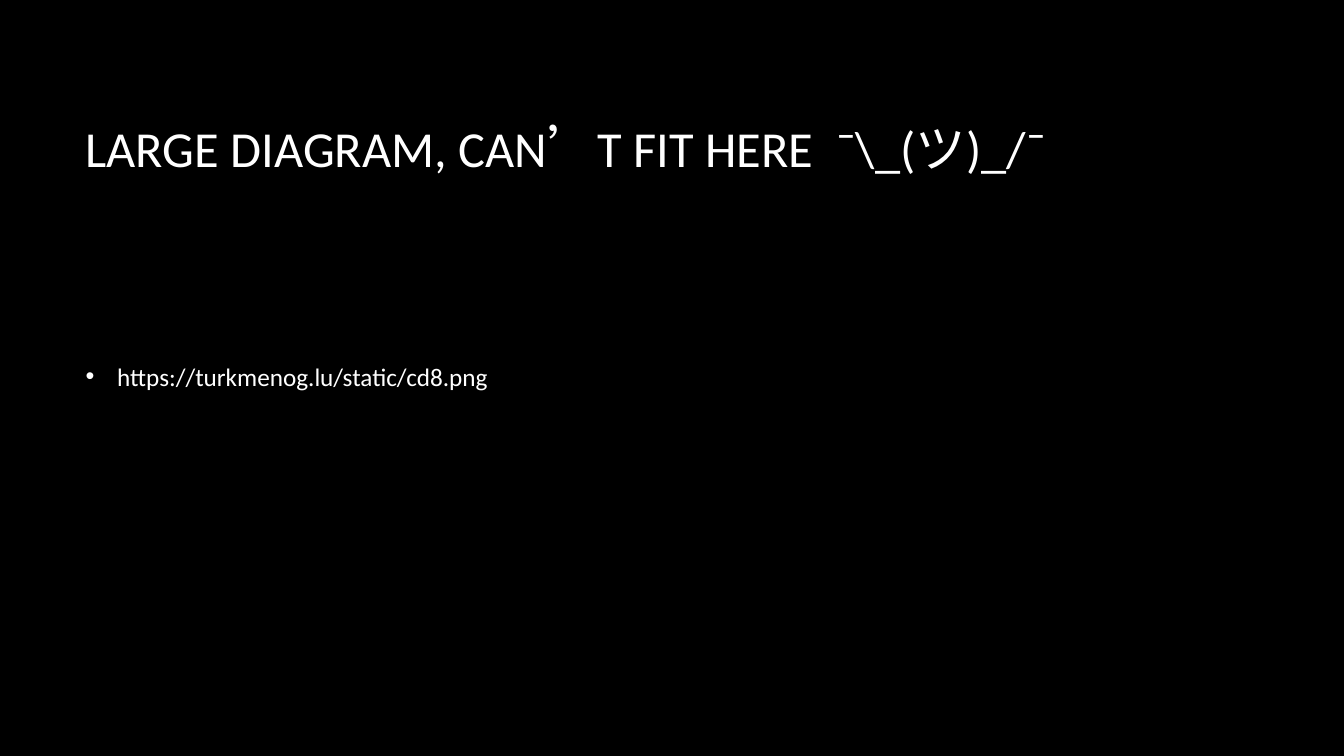
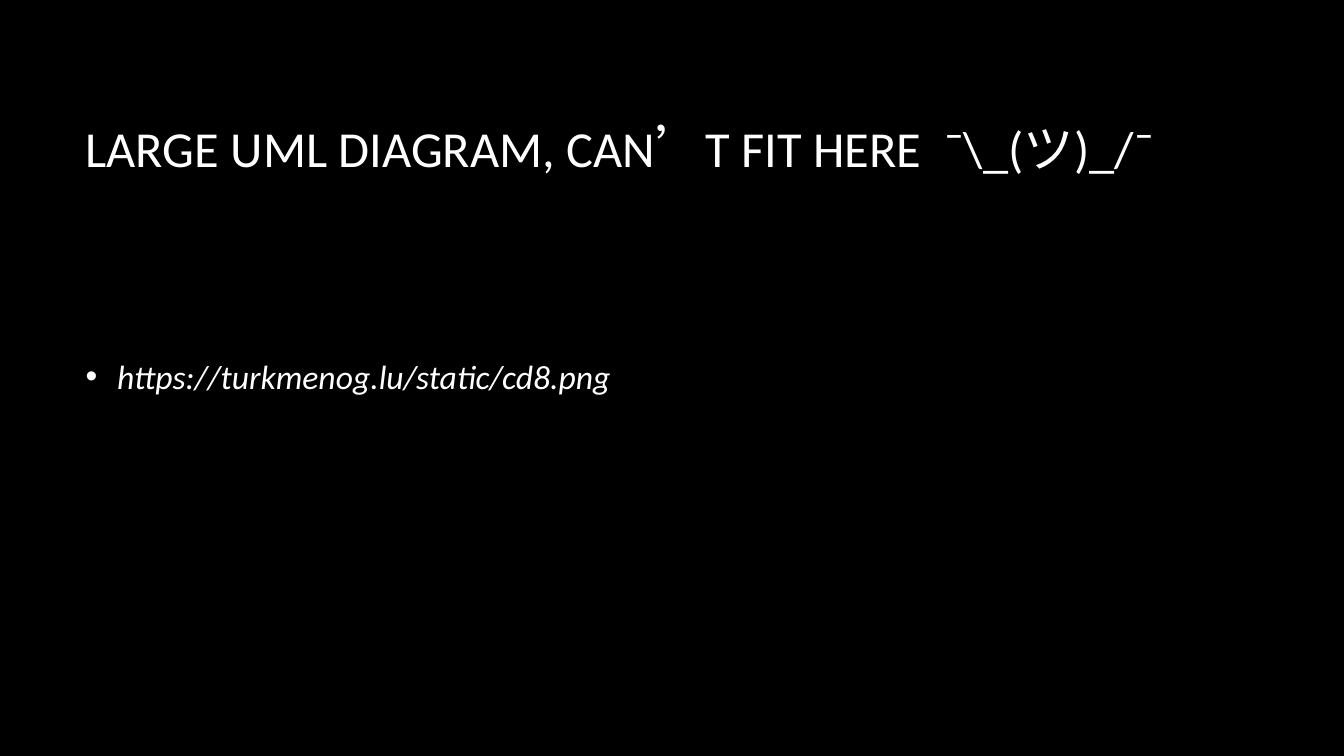
Before and after one commit to PythEch/rocketgame, a slide deck: slide 7 of Documents/DetailedDesign Presentation.pptx. Drawn at 1344x756 pixels with LibreOffice and Linux fonts; fonts in the diff are those of the drawing; background and template pictures are left out. Boxes give left, top, right and bottom in pixels: in the first picture for what was removed or moved away, otherwise in the second. Text is boxed around its words. In the diff, an @@ line names an element or a change of style, - is before the commit and + after.

```diff
--- a/Documents/DetailedDesign Presentation.pptx
+++ b/Documents/DetailedDesign Presentation.pptx
@@ title at <box>86,126,1154,174</box>: text changed @@
-LARGE DIAGRAM, CAN’T FIT HERE ¯\_(ツ)_/¯
+LARGE UML DIAGRAM, CAN’T FIT HERE ¯\_(ツ)_/¯
@@ text "https://turkmenog.lu/static/cd8.png" at <box>117,365,610,395</box>: size 18 to 24 pt, italic on @@
```
Also in this commit, not shown: 6 other slides changed, 2 slides added, 1 slide removed.
